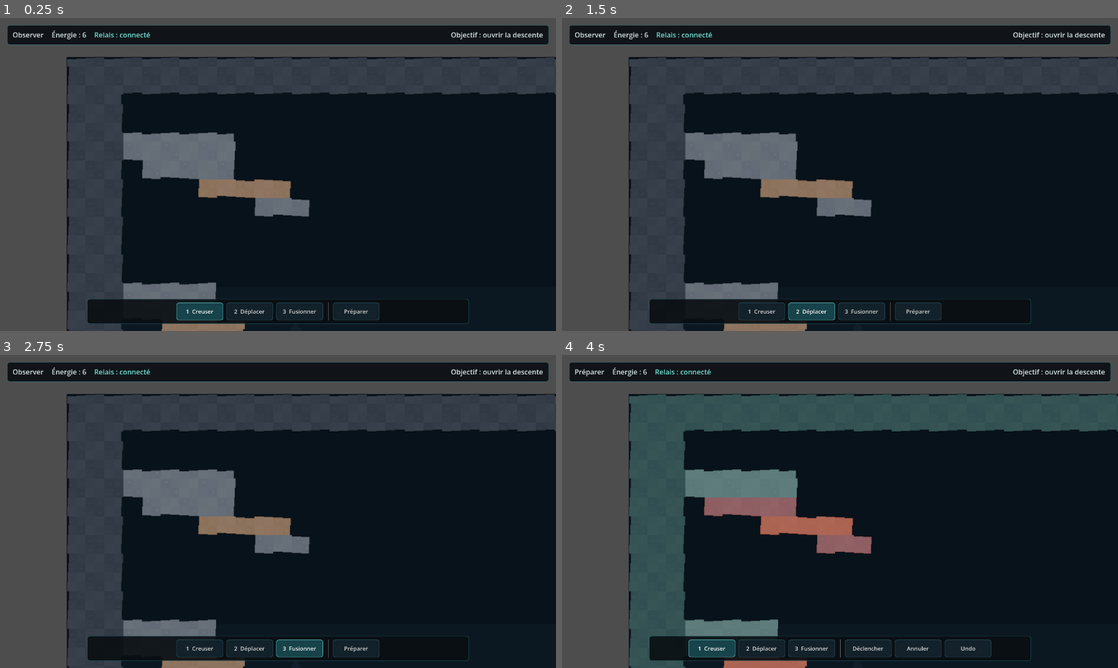
Above: before the commit, frames 1-4 (two rows, left to right).
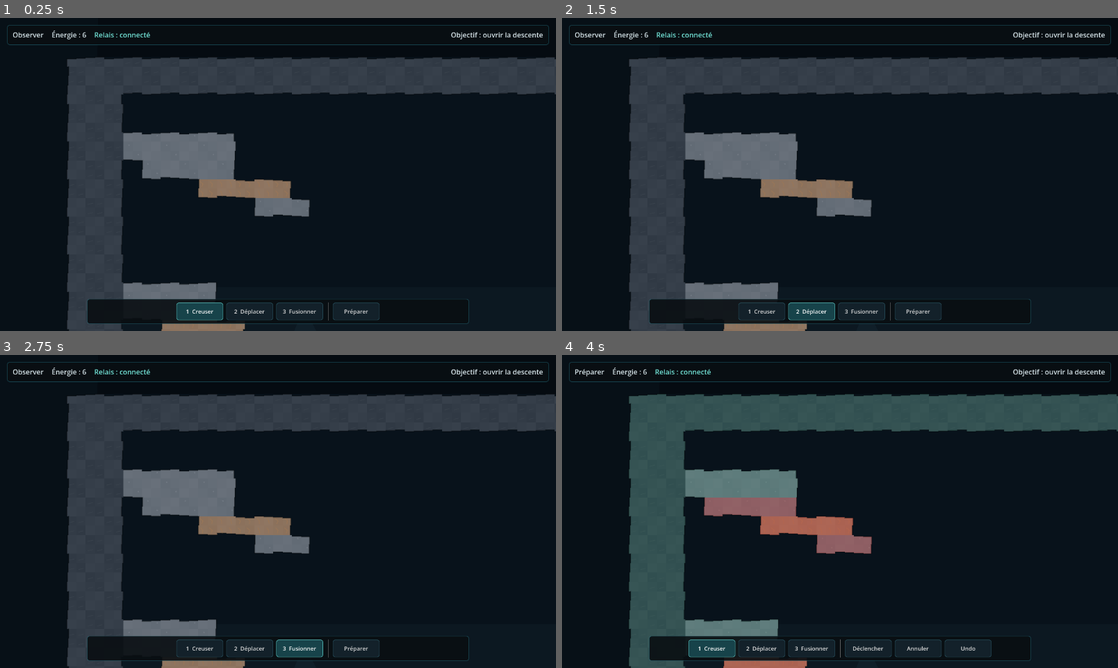
Above: after the commit, the same moments.

Repository: devjonathan1999-del/Project-Digger
Game: Godot game, scene res://scenes/main.tscn
The game is run twice, just before and just after one commit, with the same random seed, the same clock (stepped at 60 frames per second) and the same inputs.
Inputs:
- Up to frame 1 (0.25 s): no input
- Up to frame 2 (1.5 s): click "1 Creuser" at 0.5 s; click "2 Déplacer" at 1.25 s
- Up to frame 3 (2.75 s): click "3 Fusionner" at 2 s
- Up to frame 4 (4 s): click "Préparer" at 2.75 s; click "1 Creuser" at 3.5 s

The runs differ from the first frame. In frame 1, 17% of the frame differs, in the area x 0-100%, y 0-100%; in frame 2, 17%; in frame 3, 17%; in frame 4, 17%.

Commit message:
feat: extend cave backdrop beyond logical bounds

Diff:
--- a/src/view/cave_backdrop.gd
+++ b/src/view/cave_backdrop.gd
@@ -2,12 +2,21 @@
 extends Node2D
 
 var _size_px := Vector2(1024, 1152)
+var _margin_px := 720.0
 
 func configure(size_cells: Vector2i, cell_size: int) -> void:
     _size_px = Vector2(size_cells.x * cell_size, size_cells.y * cell_size)
     queue_redraw()
 
 func _draw() -> void:
+    var bounds := Rect2(
+        Vector2(-_margin_px, -_margin_px),
+        _size_px + Vector2(_margin_px * 2.0, _margin_px * 2.0)
+    )
+    draw_rect(bounds, Color("#050b11"), true)
+
+    # Main cave void. The decorative layer deliberately extends beyond the
+    # logical terrain bounds so camera framing never reveals the viewport gray.
     draw_rect(Rect2(Vector2.ZERO, _size_px), Color("#08121b"), true)
     draw_rect(
         Rect2(Vector2(0, _size_px.y * 0.34), Vector2(_size_px.x, _size_px.y * 0.66)),
@@ -16,30 +25,57 @@
     )
 
     var far_arches := PackedVector2Array([
-        Vector2(70, _size_px.y),
-        Vector2(70, _size_px.y * 0.61),
-        Vector2(170, _size_px.y * 0.46),
-        Vector2(265, _size_px.y * 0.59),
-        Vector2(390, _size_px.y * 0.39),
-        Vector2(515, _size_px.y * 0.57),
-        Vector2(650, _size_px.y * 0.43),
-        Vector2(785, _size_px.y * 0.58),
-        Vector2(930, _size_px.y * 0.47),
-        Vector2(960, _size_px.y),
+        Vector2(-120, _size_px.y),
+        Vector2(-80, _size_px.y * 0.57),
+        Vector2(90, _size_px.y * 0.66),
+        Vector2(185, _size_px.y * 0.43),
+        Vector2(285, _size_px.y * 0.61),
+        Vector2(405, _size_px.y * 0.37),
+        Vector2(525, _size_px.y * 0.58),
+        Vector2(655, _size_px.y * 0.41),
+        Vector2(795, _size_px.y * 0.60),
+        Vector2(940, _size_px.y * 0.45),
+        Vector2(_size_px.x + 120, _size_px.y * 0.62),
+        Vector2(_size_px.x + 120, _size_px.y),
     ])
     draw_colored_polygon(far_arches, Color("#101f29"))
 
     var deep_arches := PackedVector2Array([
-        Vector2(140, _size_px.y),
-        Vector2(140, _size_px.y * 0.78),
-        Vector2(275, _size_px.y * 0.64),
-        Vector2(420, _size_px.y * 0.78),
-        Vector2(560, _size_px.y * 0.60),
+        Vector2(-100, _size_px.y),
+        Vector2(-70, _size_px.y * 0.80),
+        Vector2(120, _size_px.y * 0.72),
+        Vector2(270, _size_px.y * 0.61),
+        Vector2(415, _size_px.y * 0.79),
+        Vector2(555, _size_px.y * 0.59),
         Vector2(705, _size_px.y * 0.77),
-        Vector2(850, _size_px.y * 0.66),
-        Vector2(900, _size_px.y),
+        Vector2(850, _size_px.y * 0.64),
+        Vector2(_size_px.x + 90, _size_px.y * 0.76),
+        Vector2(_size_px.x + 90, _size_px.y),
     ])
     draw_colored_polygon(deep_arches, Color("#0a151e"))
+
+    # Dark foreground shoulders soften the impression of a rectangular level
+    # boundary without participating in collision or stability.
+    draw_colored_polygon(PackedVector2Array([
+        Vector2(-_margin_px, -_margin_px),
+        Vector2(70, -_margin_px),
+        Vector2(48, 150),
+        Vector2(76, 280),
+        Vector2(42, 430),
+        Vector2(70, 610),
+        Vector2(35, _size_px.y + _margin_px),
+        Vector2(-_margin_px, _size_px.y + _margin_px),
+    ]), Color("#071017"))
+    draw_colored_polygon(PackedVector2Array([
+        Vector2(_size_px.x - 55, -_margin_px),
+        Vector2(_size_px.x + _margin_px, -_margin_px),
+        Vector2(_size_px.x + _margin_px, _size_px.y + _margin_px),
+        Vector2(_size_px.x - 42, _size_px.y + _margin_px),
+        Vector2(_size_px.x - 72, 760),
+        Vector2(_size_px.x - 46, 580),
+        Vector2(_size_px.x - 78, 390),
+        Vector2(_size_px.x - 50, 205),
+    ]), Color("#071017"))
 
     for x in range(100, int(_size_px.x), 190):
         draw_circle(Vector2(x, _size_px.y * 0.74), 30.0, Color(0.48, 0.31, 0.17, 0.055))
